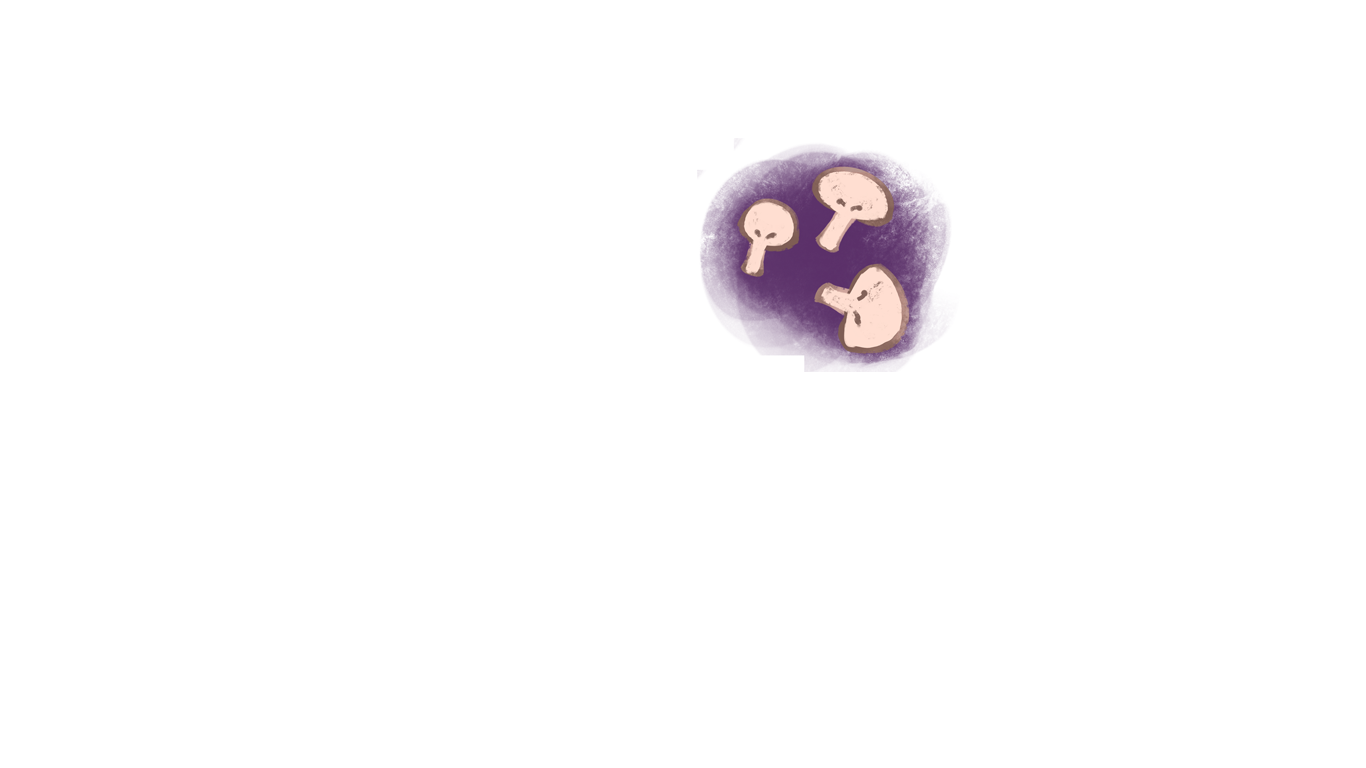
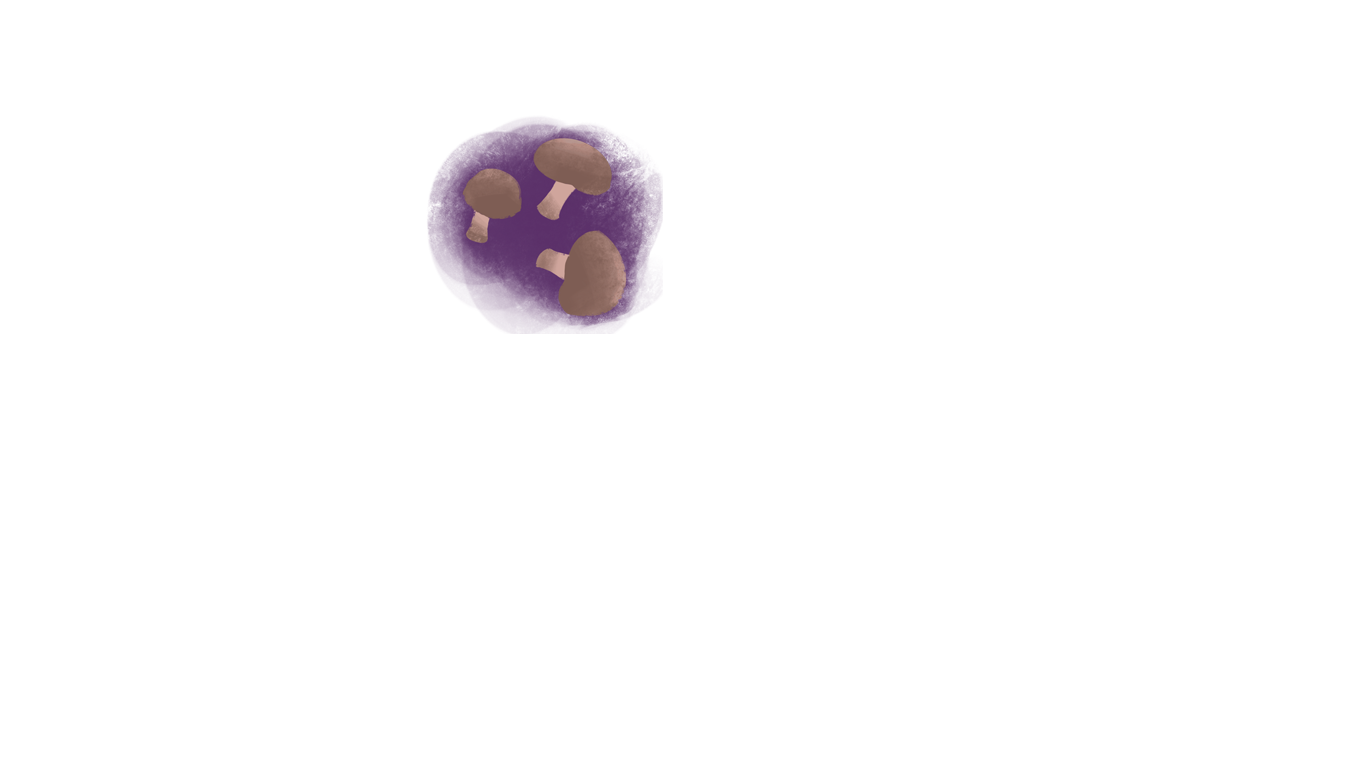
Layered file, before and after one edit (1366x768). Changes by layer:
hid "Layer 2" over [697, 138, 959, 372]
showed "Layer 1" over [427, 115, 663, 334]
